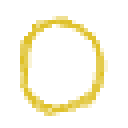
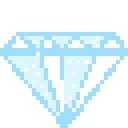
Layered file, before and after one edit (w=128, h=128). Changes by layer:
added layer "Diamond" above "Layer" over [0, 32, 128, 128]
hid "Layer" over [20, 16, 108, 116]
